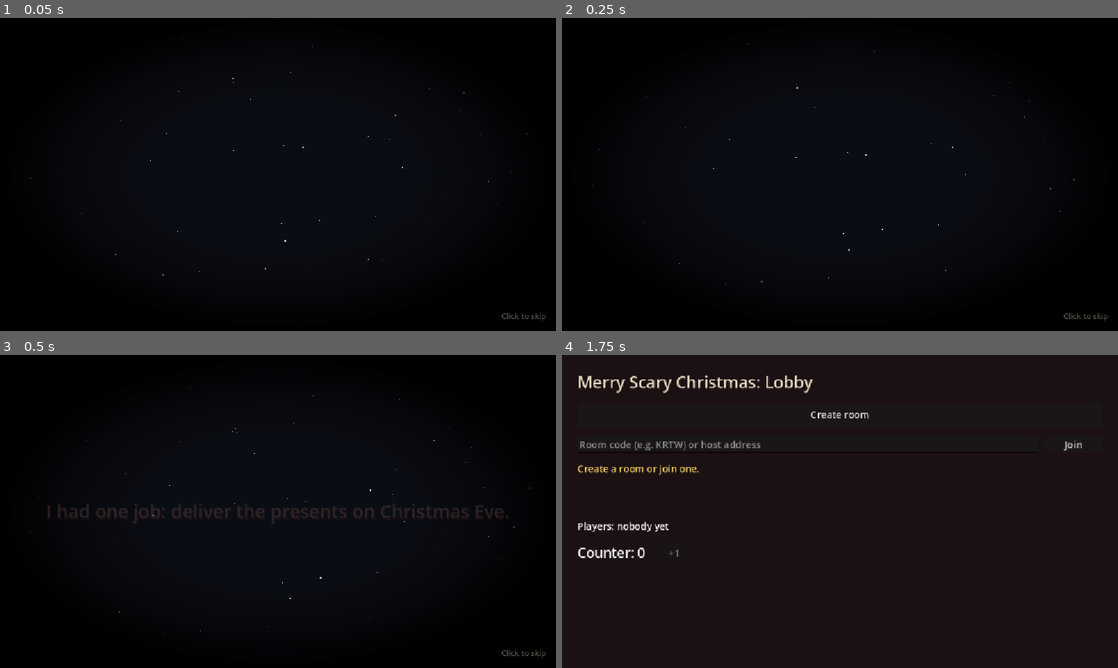
Above: before the commit, frames 1-4 (two rows, left to right).
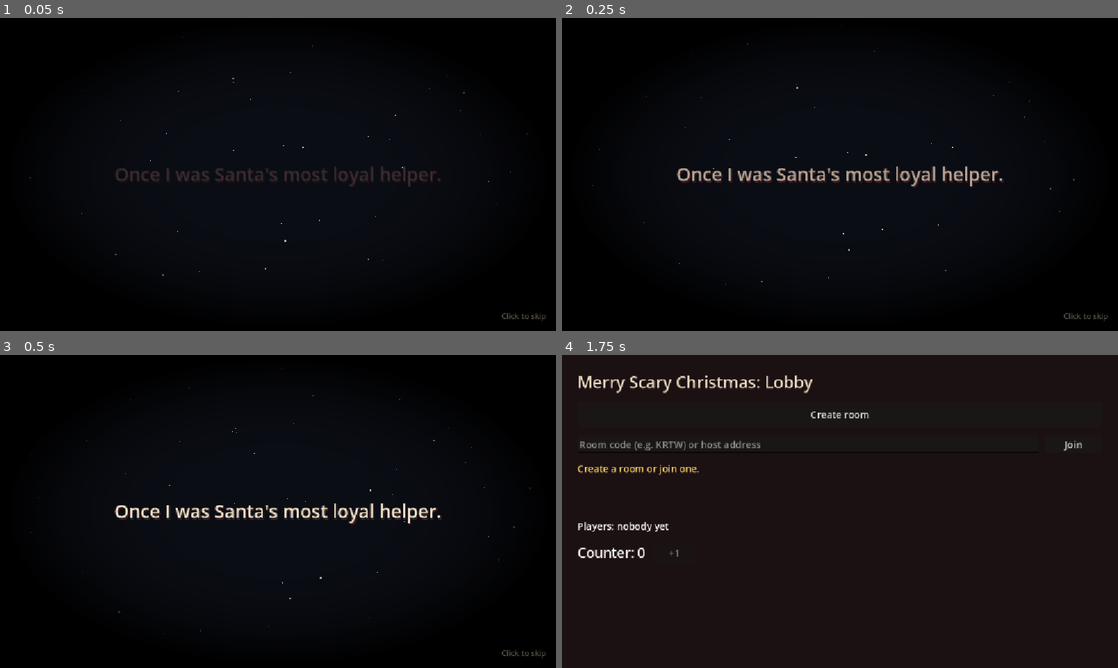
Above: after the commit, the same moments.

Repository: laraglueck/Merry-Scary-Christmas
Game: Godot game, scene res://scenes/main.tscn
The game is run twice, just before and just after one commit, with the same random seed, the same clock (stepped at 60 frames per second) and the same inputs. Sound files missing from this copy of the repository are replaced by a short silence.
Inputs (mouse positions are in pixels of both pictures, inside the frame that each line leads up to):
- Up to frame 1 (0.05 s): no input
- Up to frame 2 (0.25 s): no input
- Up to frame 3 (0.5 s): no input
- Up to frame 4 (1.75 s): tap Enter (ui_accept) at 0.5, 0.77 s; hold Right (ui_right) 0.53-1.25 s; tap Space at 0.6 s; click (840, 511) at 0.67 s; click "Start" at 1.25 s

The runs differ from the first frame. In frame 1, 0.8% of the frame differs, in the area x 20-80%, y 47-54%; in frame 2, 1.5%; in frame 3, 1.7%, in the area x 8-92%, y 47-55%; in frame 4, nothing differs.

Commit message:
Use the new story text and its start times from the recording
Each subtitle now starts at the second given for it in voice_title.mp3
(LINE_START_SECONDS) instead of a share by letter count.

Co-Authored-By: Claude Opus 5.5 <noreply@anthropic.com>

Diff:
--- a/godot/scripts/intro.gd
+++ b/godot/scripts/intro.gd
@@ -10,23 +10,20 @@
 
 const SOUNDS := "res://assets/sounds/"
 
-# The story, exactly as the voice reads it, one subtitle per entry.
+# The story, exactly as the voice reads it, one subtitle per entry, and the second
+# in voice_title.mp3 where each line starts. Change both lists together.
 const STORY_LINES := [
-	"I was Santa's most loyal helper.",
+	"Once I was Santa's most loyal helper.",
 	"I had one job: deliver the presents on Christmas Eve.",
-	"Then the storm came. I was stuck in the snow, and nothing got delivered.",
-	"The children woke up to empty stockings, and I was fired.",
+	"Then the storm came. I was stuck in the snow, and couldn't deliver the presents.",
+	"The children woke up to empty stockings, and Santa Claus fired me.",
 	"Now I live alone in this old house, and I hate Christmas.",
 	"Every Christmas Eve, I take my revenge.",
 	"Three presents, stolen and hidden somewhere in these walls.",
 	"Think you can find them before the time runs out?",
 ]
-# Moves single lines earlier (minus) or later (plus), in seconds, if the automatic
-# timing doesn't match the voice. One number per line; leave 0.0 where it fits.
-const LINE_SHIFT_SECONDS := [0.0, 0.0, 0.0, 0.0, 0.0, 0.0, 0.0, 0.0]
+const LINE_START_SECONDS := [0.0, 5.0, 9.0, 15.0, 19.0, 23.0, 27.0, 31.0]
 
-const LEAD_IN_SECONDS := 0.4      # silence before the voice starts speaking
-const PAUSE_LETTERS := 14         # the pause after a line counts like this many letters
 const FADE_SECONDS := 0.35        # a subtitle fades in and out this fast
 const EXTRA_WAIT_SECONDS := 1.5   # without sound, go on this long after the voice's length
 const SUBTITLE_WIDTH := 1060.0    # fixed width, so the label can wrap (see TEAM-GUIDE pitfalls)
@@ -36,27 +33,8 @@
 
 var _voice: AudioStreamPlayer
 var _subtitle: Label
-var _times: Array = []
 var _length := 0.0
 var _done := false
-
-
-# When each line starts (seconds), shared out by the number of letters of each line:
-# a long line is read longer. `total` is the voice's length.
-static func line_times(lines: Array, total: float) -> Array:
-	var weights := []
-	var sum := 0.0
-	for line: String in lines:
-		weights.append(float(line.length() + PAUSE_LETTERS))
-		sum += weights[-1]
-	var usable := total - LEAD_IN_SECONDS
-	var times := []
-	var start := LEAD_IN_SECONDS
-	for i in lines.size():
-		var shift: float = LINE_SHIFT_SECONDS[i] if i < LINE_SHIFT_SECONDS.size() else 0.0
-		times.append(start + shift)
-		start += usable * weights[i] / sum
-	return times
 
 
 func _ready() -> void:
@@ -73,7 +51,6 @@
 	_voice.finished.connect(_finish)
 	add_child(_voice)
 	_length = stream.get_length()
-	_times = line_times(STORY_LINES, _length)
 	_show_subtitle()
 
 
@@ -111,12 +88,12 @@
 # The line for the current time, fading in after it starts and out before the next.
 func _show_subtitle() -> void:
 	var index := 0
-	for i in _times.size():
-		if elapsed >= _times[i]:
+	for i in LINE_START_SECONDS.size():
+		if elapsed >= LINE_START_SECONDS[i]:
 			index = i
 	_subtitle.text = STORY_LINES[index]
-	var start: float = _times[index]
-	var end: float = _times[index + 1] if index + 1 < _times.size() else _length + EXTRA_WAIT_SECONDS
+	var start: float = LINE_START_SECONDS[index]
+	var end: float = LINE_START_SECONDS[index + 1] if index + 1 < LINE_START_SECONDS.size() else _length + EXTRA_WAIT_SECONDS
 	var fade_in := clampf((elapsed - start) / FADE_SECONDS, 0.0, 1.0)
 	var fade_out := clampf((end - elapsed) / FADE_SECONDS, 0.0, 1.0)
 	_subtitle.modulate.a = minf(fade_in, fade_out)
--- a/godot/tests/test_intro.gd
+++ b/godot/tests/test_intro.gd
@@ -27,13 +27,21 @@
 	assert_eq(seen, Intro.STORY_LINES, "all lines, in order")
 
 
-func test_line_times_go_up_and_end_before_the_voice() -> void:
-	var times: Array = Intro.line_times(Intro.STORY_LINES, 33.6)
-	assert_eq(times.size(), Intro.STORY_LINES.size(), "one time per line")
+func test_start_times_go_up_and_end_before_the_voice() -> void:
+	var times: Array = Intro.LINE_START_SECONDS
+	assert_eq(times.size(), Intro.STORY_LINES.size(), "one start time per line")
 	for i in range(1, times.size()):
 		assert_true(times[i] > times[i - 1], "line %d after line %d" % [i + 1, i])
-	assert_true(times[0] >= 0.0, "first line at the start")
+	assert_eq(times[0], 0.0, "first line at the start")
 	assert_true(times[-1] < 33.6, "last line starts before the voice ends")
+
+
+func test_line_follows_the_recording() -> void:
+	var intro := open_intro()
+	intro.advance(9.5)
+	assert_contains(text_of(intro, "SubtitleLabel"), "Then the storm came.", "third line at 0:09")
+	intro.advance(6.0)
+	assert_contains(text_of(intro, "SubtitleLabel"), "Santa Claus fired me", "fourth line at 0:15")
 
 
 func test_voice_plays_once() -> void:
Not shown, changed: specs/12-loading-screen.md
